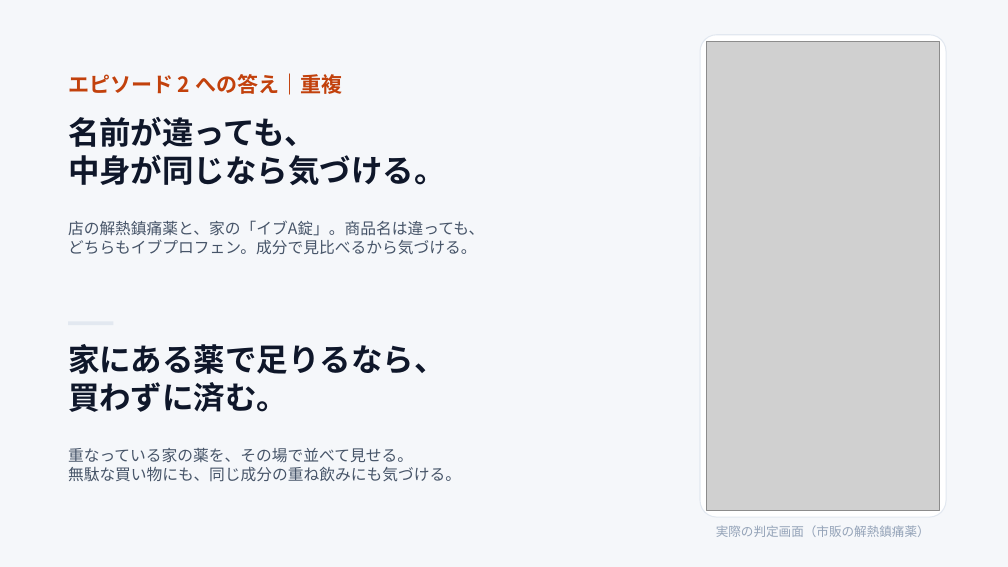
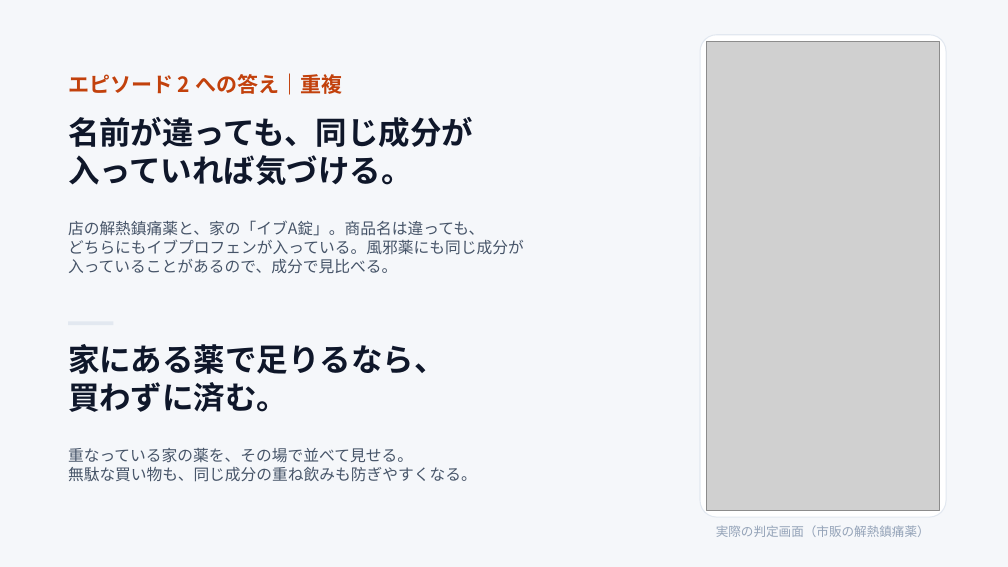
Before and after one commit to John-Frusciante/overlai, a slide deck: slide 7 of docs/ピッチ/Overlai_本選ピッチ.pptx. Drawn at 1008x567 pixels with LibreOffice and Linux fonts; fonts in the diff are those of the drawing; grey boxes stand for pictures. Boxes give left, top, right and bottom in pixels: in the first picture for what was removed or moved away, otherwise in the second. Text is boxed around its words. In the diff, an @@ line names an element or a change of style, - is before the commit and + after.

```diff
--- a/docs/ピッチ/Overlai_本選ピッチ.pptx
+++ b/docs/ピッチ/Overlai_本選ピッチ.pptx
@@ text at (68, 117, 473, 185): text changed @@
-名前が違っても、
-中身が同じなら気づける。
+名前が違っても、同じ成分が
+入っていれば気づける。
@@ text at (68, 240, 524, 273): text changed @@
-どちらもイブプロフェン。成分で見比べるから気づける。
+どちらにもイブプロフェンが入っている。風邪薬にも同じ成分が
+入っていることがあるので、成分で見比べる。
@@ text at (68, 467, 477, 482): text changed @@
-無駄な買い物にも、同じ成分の重ね飲みにも気づける。
+無駄な買い物も、同じ成分の重ね飲みも防ぎやすくなる。
```
Also in this commit, not shown: 6 other slides changed, 8 other files.
